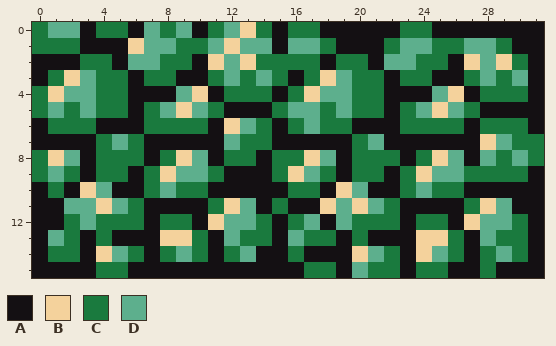
Pixel-art sprite: GoedWare Jam 14 Project/res/world/Bush-15.png. Above: the version before the commit.
The file is 32x16 pixels.
Palette (. is transparent): A #141013  B #f4d29c  C #1a7a3e  D #5daf8d
After the commit:
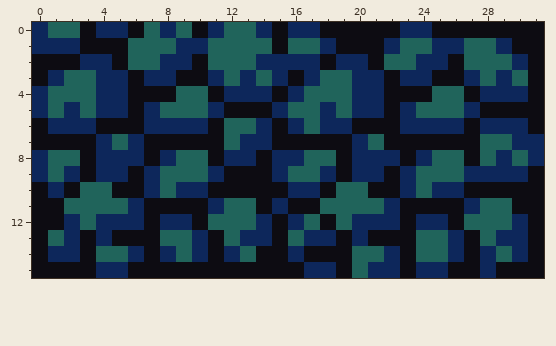
Changes in this commit:
colour A: #141013 -> #0d0c12
colour C: #1a7a3e -> #0d275b
colour D: #5daf8d -> #20645b
Changed rows in their new state; - is a pixel that keeps its letter.
first column x 1:
 0 ------------D----------------
 1 -----D-----D-----------------
 2 ----------D-D-------------D-D
 3 -D---------------D-----------
 4 D--------D------D--------D---
 5 --------D---------------D----
 6 -----------D-----------------
 7 ---------------------------D-
 8 D-------D-------D-------D----
 9 -------D-------D-------D-----
10 --D---------------D----------
11 ---D-------D-----D-D-------D-
12 ----------D---------------D--
13 -------DD--------------DD----
14 ---D---------------D---D-----
